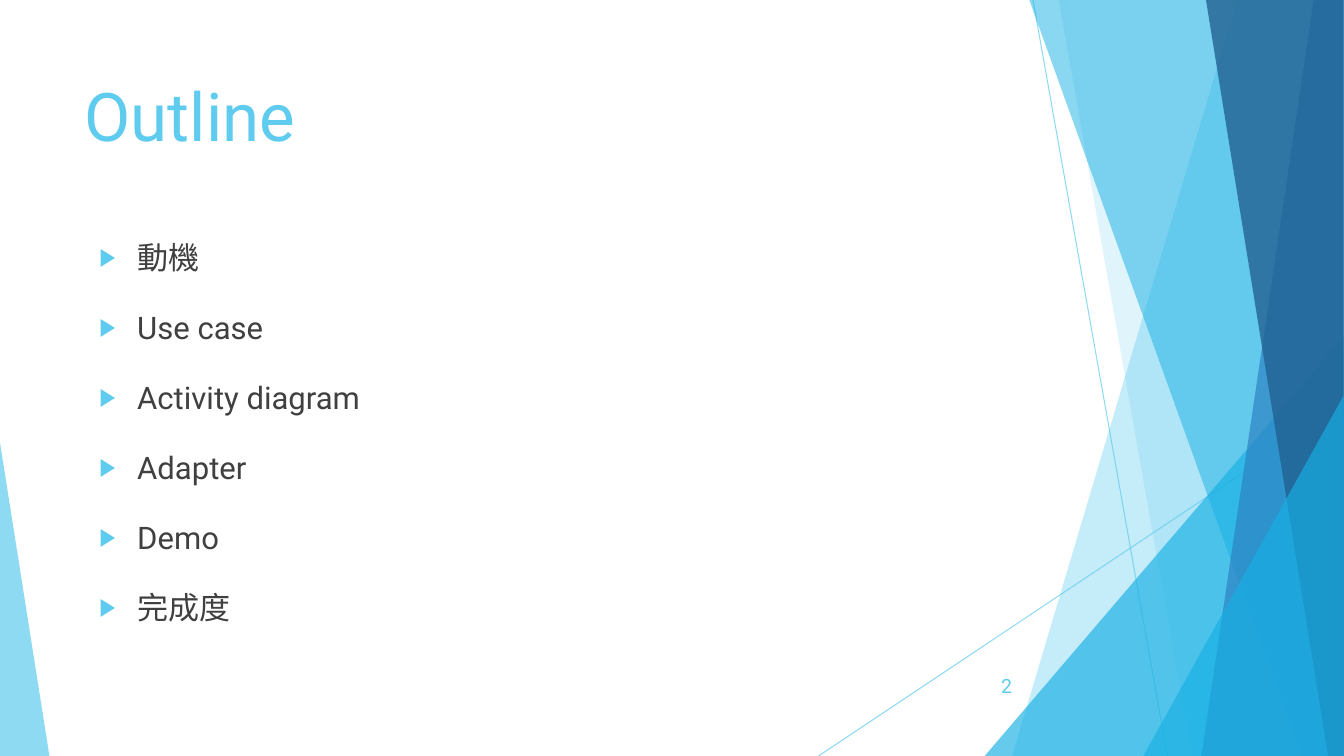
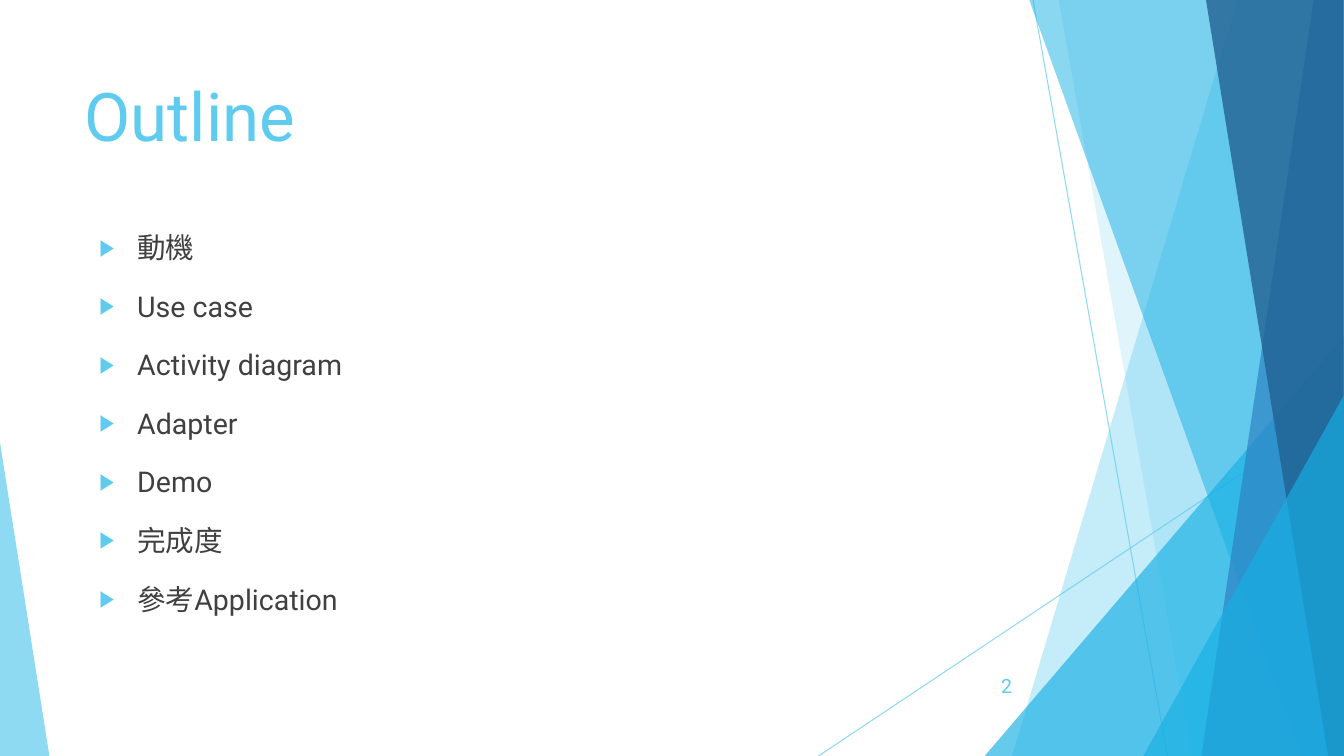
Before and after one commit to OctupusTea/OOAD, a slide deck: slide 2 of Final/OOAD 個人計帳本final.pptx. Drawn at 1344x756 pixels with LibreOffice and Linux fonts; fonts in the diff are those of the drawing. Boxes give left, top, right and bottom in pixels: in the first picture for what was removed or moved away, otherwise in the second. Text is boxed around its words. In the diff, an @@ line names an element or a change of style, - is before the commit and + after.

```diff
--- a/Final/OOAD 個人計帳本final.pptx
+++ b/Final/OOAD 個人計帳本final.pptx
@@ text at bbox=[137, 234, 342, 553]: size 22.2 to 20.4 pt in "動機", "Use case", "Activity diagram", "Adapter" and 2 more places; line spacing 1.5 to 1.3 @@
@@ text at bbox=[137, 586, 337, 616]: paragraph added @@
+▶ 參考Application
```
Also in this commit, not shown: 1 slide added.
